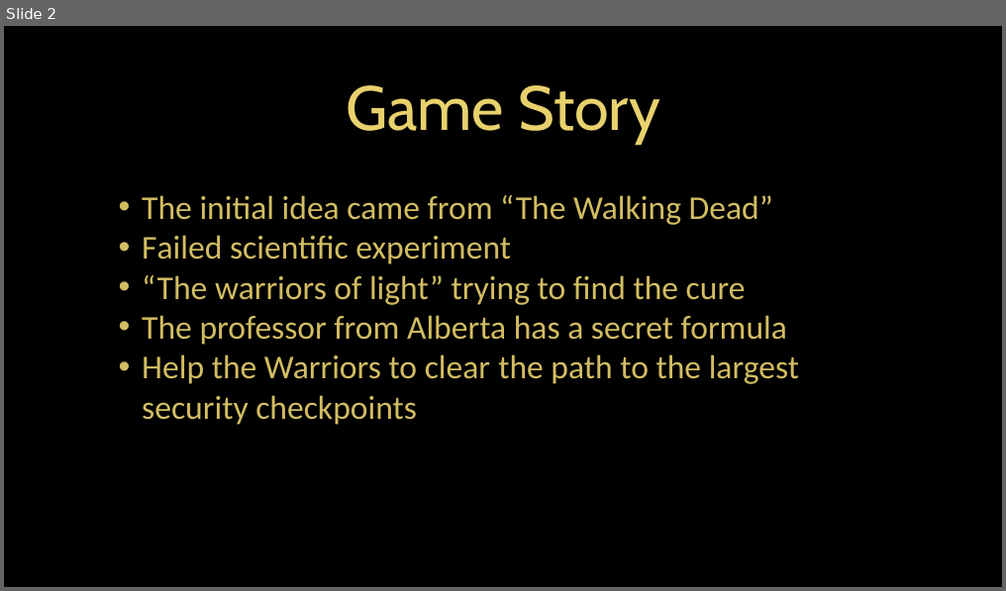
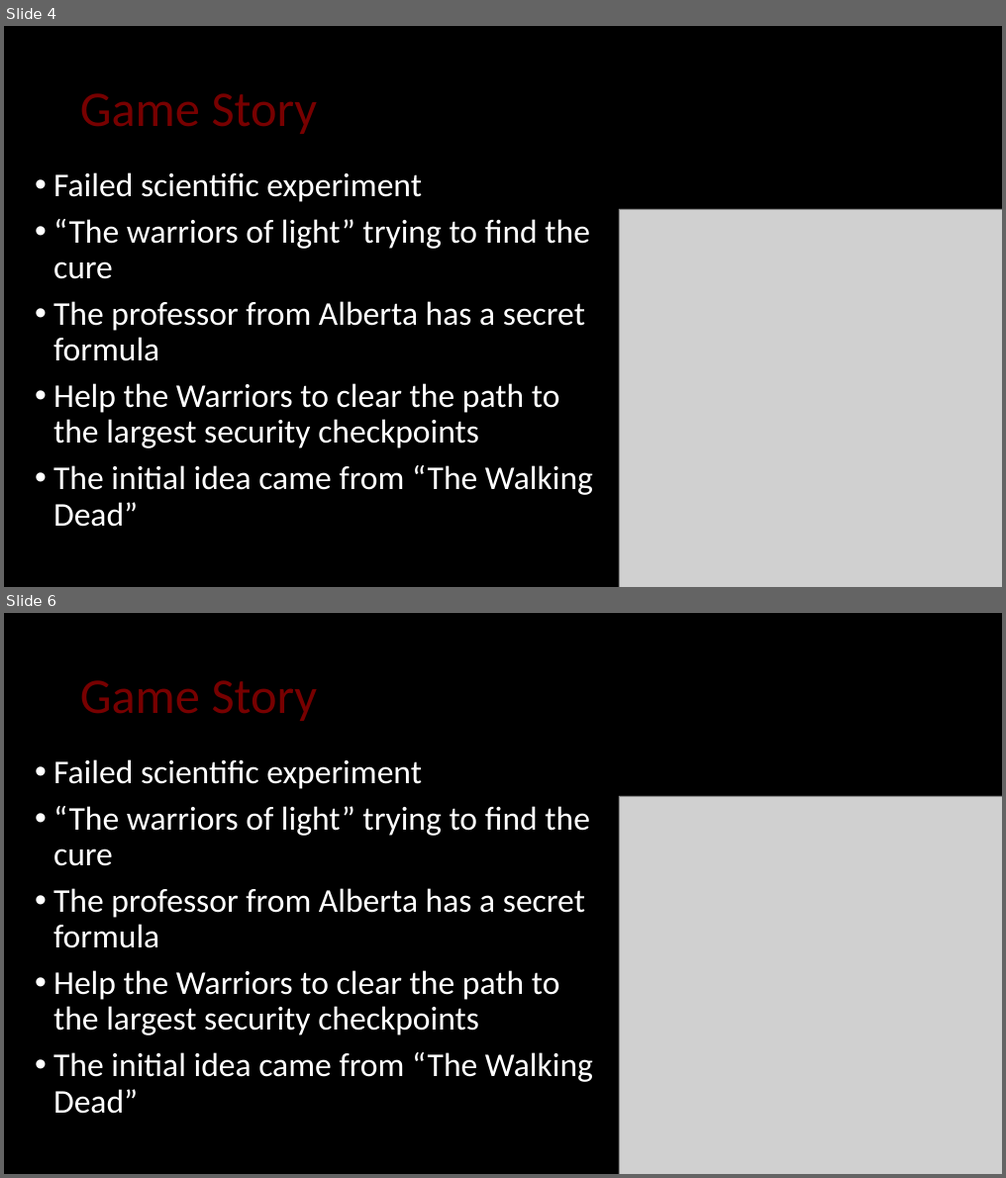
Before and after one commit to Ostapa/COMP397-TermProject, a slide deck: COMP397_Presentation.pptx. Shown one above the other, each under a label of ours: slide 2 before the commit, slides 4 and 6 after it; the slides between them are not shown. The pictures are 1006x591 and 1006x1178 pixels, drawn with LibreOffice and Linux fonts; fonts in the diff are those of the drawing; grey boxes stand for pictures; background and template pictures are left out. Boxes give left, top, right and bottom in pixels: in the first picture for what was removed or moved away, otherwise in the second. Text is boxed around its words. In the diff, an @@ line names an element or a change of style, - is before the commit and + after.

```diff
--- a/COMP397_Presentation.pptx
+++ b/COMP397_Presentation.pptx
@@ slide 6 added at bbox=[4, 613, 1002, 1174], background #000000 @@
@@ title added at bbox=[80, 680, 318, 721], 48 pt, text #770000 @@
+Game Story
@@ text added at bbox=[54, 760, 593, 1114], 32 pt, text #FFFFFF @@
+• Failed scientific experiment
+• “The warriors of light” trying to find the cure
+• The professor from Alberta has a secret formula
+• Help the Warriors to clear the path to the largest security checkpoints
+• The initial idea came from “The Walking Dead”
@@ picture added at bbox=[619, 796, 1002, 1174] @@
@@ what was slide 2 is now slide 4 @@
@@ slide 4 changed as well @@
@@ title "Game Story" at bbox=[80, 93, 318, 134]: size 60 to 48 pt, font Cabin to Calibri, text colour #E8D16D to #770000; alignment centre to left @@
@@ text "Failed scientific experiment": place and size @@
-text "Failed scientific experiment" at bbox=[142, 195, 799, 425]
+text "Failed scientific experiment" at bbox=[54, 173, 593, 527]
@@ text at bbox=[54, 173, 590, 449]: text colour #D2BD62 to #FFFFFF in "Failed scientific experiment", "“The warriors of light” trying to find ...", "The professor from Alberta has a secret ...", "Help the Warriors to clear the path ..."; indent changed; line spacing 1 to 0.9; more space between paragraphs @@
@@ text at bbox=[142, 195, 773, 225]: paragraph removed @@
-• The initial idea came from “The Walking Dead”
@@ picture added at bbox=[619, 209, 1002, 587] @@
@@ text at bbox=[54, 466, 593, 527]: paragraph added @@
+• The initial idea came from “The Walking Dead”
```
Also in this commit, not shown: 1 other slide changed, 3 other slides added, 5 slides removed, 41 other files.
